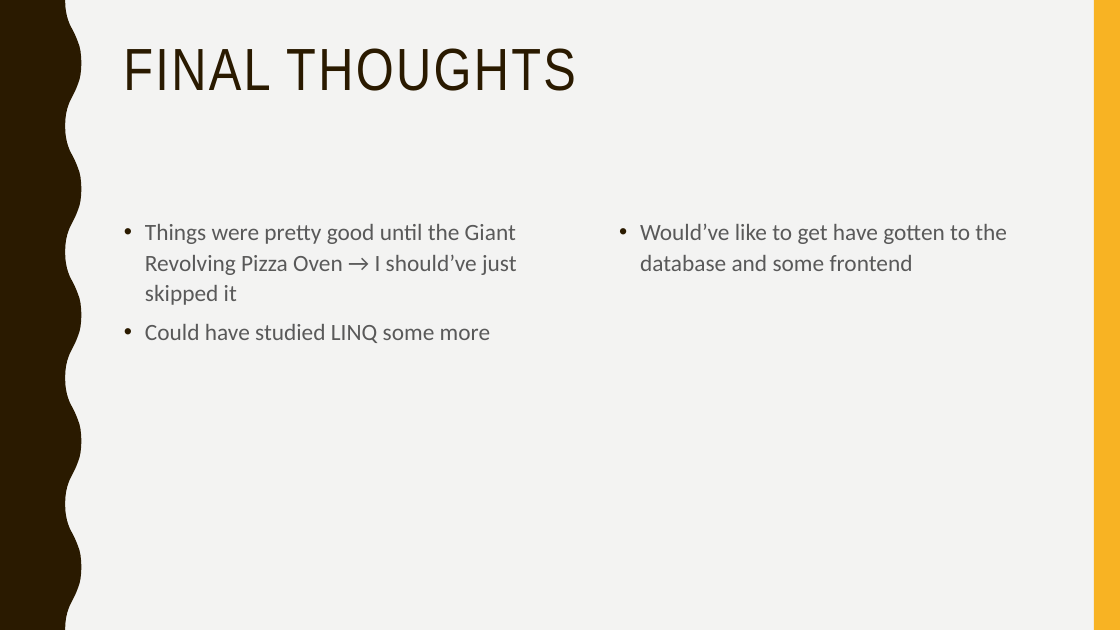
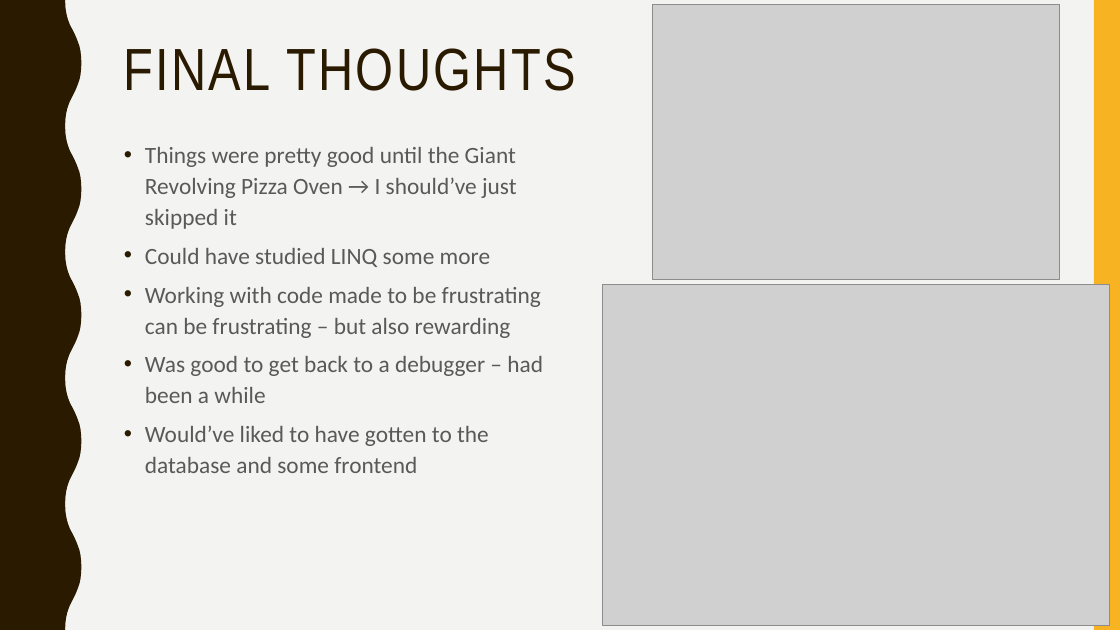
Before and after one commit to Exopi-Talent-Academy/PizzaSolutionRebekka, a slide deck: slide 10 of PizzaSolution Presentation.pptx. Drawn at 1120x630 pixels with LibreOffice and Linux fonts; fonts in the diff are those of the drawing; grey boxes stand for pictures. Boxes give left, top, right and bottom in pixels: in the first picture for what was removed or moved away, otherwise in the second. Text is boxed around its words. In the diff, an @@ line names an element or a change of style, - is before the commit and + after.

```diff
--- a/PizzaSolution Presentation.pptx
+++ b/PizzaSolution Presentation.pptx
@@ picture added at (653,4,1060,279) @@
@@ text "Things were pretty good until ...": place and size @@
-text "Things were pretty good until ..." at (145,224,517,343)
+text "Things were pretty good until ..." at (145,147,543,473)
@@ text removed at (640,224,1007,271) @@
-• Would’ve like to get have gotten to the database and some frontend
@@ text at (145,287,543,473): paragraphs added @@
+• Working with code made to be frustrating can be frustrating – but also rewarding
+• Was good to get back to a debugger – had been a while
+• Would’ve liked to have gotten to the database and some frontend
@@ picture added at (603,284,1110,625) @@
```
Also in this commit, not shown: 7 other slides changed, 5 other files.
